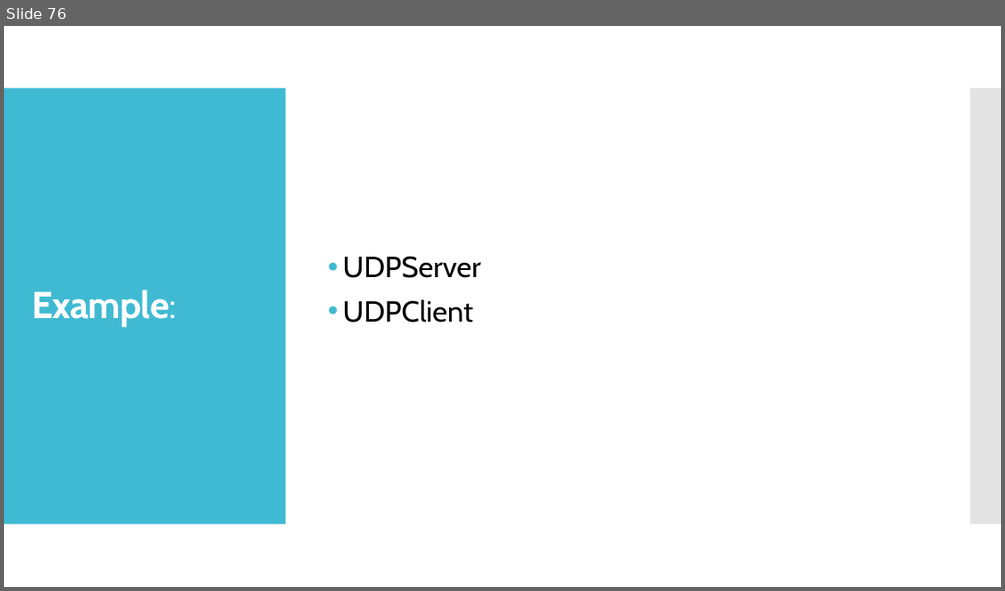
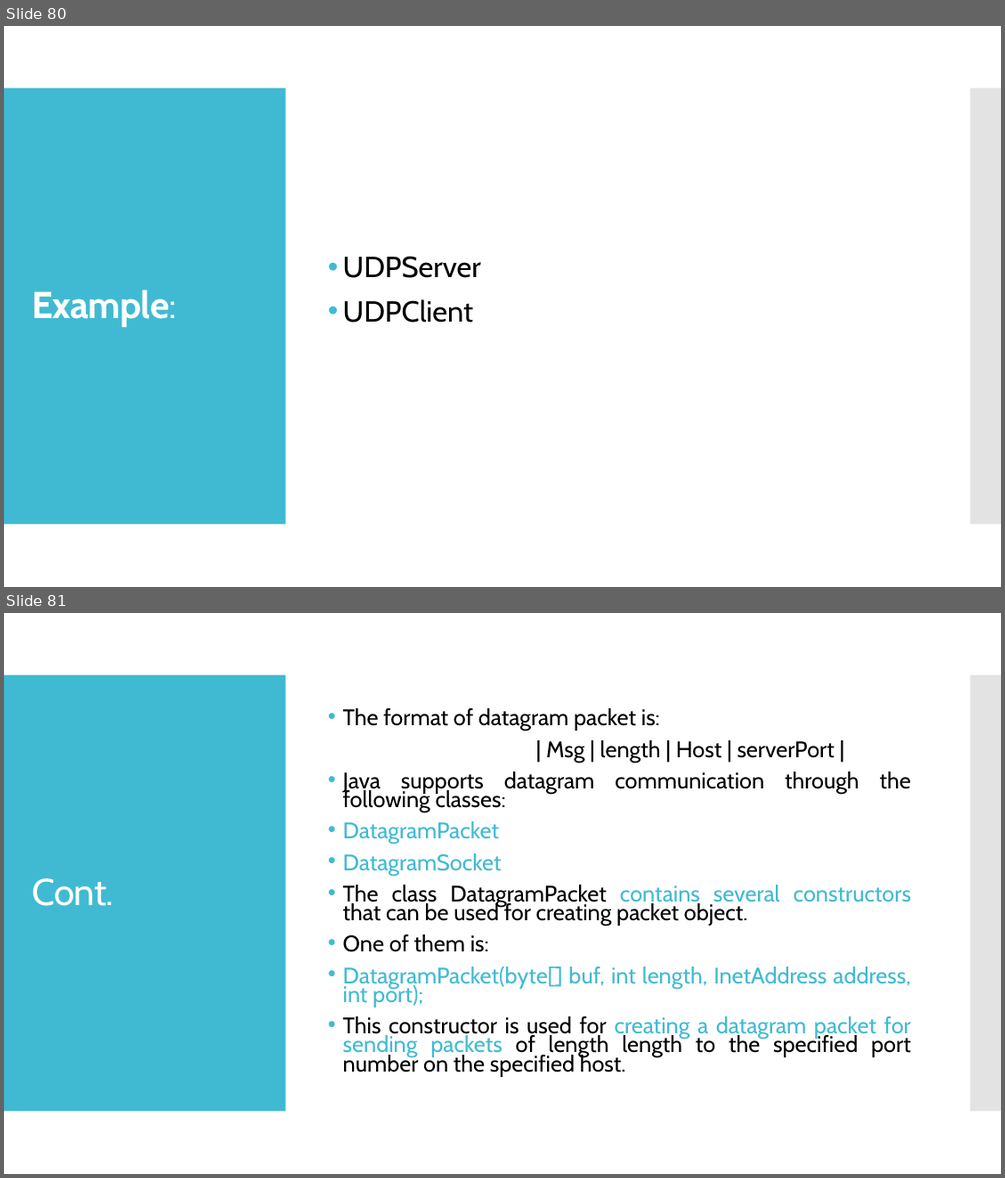
Before and after one commit to jrambasana/AJP2022-code, a slide deck: Slides/AJP - Unit 1 - Java Networking.pptx. Shown one above the other, each under a label of ours: slide 76 before the commit, slides 80 and 81 after it. The pictures are 1005x591 and 1005x1178 pixels, drawn with LibreOffice and Linux fonts; fonts in the diff are those of the drawing. Boxes give left, top, right and bottom in pixels: in the first picture for what was removed or moved away, otherwise in the second. Text is boxed around its words. In the diff, an @@ line names an element or a change of style, - is before the commit and + after.

```diff
--- a/Slides/AJP - Unit 1 - Java Networking.pptx
+++ b/Slides/AJP - Unit 1 - Java Networking.pptx
@@ slide 81 added at (x1=4, y1=613, x2=1001, y2=1174), background #FFFFFF; not listed: 2 template elements that a slide beside it also shows @@
@@ text added at (x1=343, y1=708, x2=911, y2=1077), 21.7 pt, text #000000 @@
+• The format of datagram packet is:
+| Msg | length | Host | serverPort |
+• Java supports datagram communication through the following classes:
+• DatagramPacket
+• DatagramSocket
+• The class DatagramPacket contains several constructors that can be used for creating packet object.
+• One of them is:
+• DatagramPacket(byte[] buf, int length, InetAddress address, int port);
+• This constructor is used for creating a datagram packet for sending packets of length length to the specified port number on the specified host.
@@ title added at (x1=32, y1=878, x2=113, y2=906), 36 pt, text #FFFFFF @@
+Cont.
@@ what was slide 76 is now slide 80 @@
```
Also in this commit, not shown: 2 slides changed, 14 other slides added, 4 other files.
